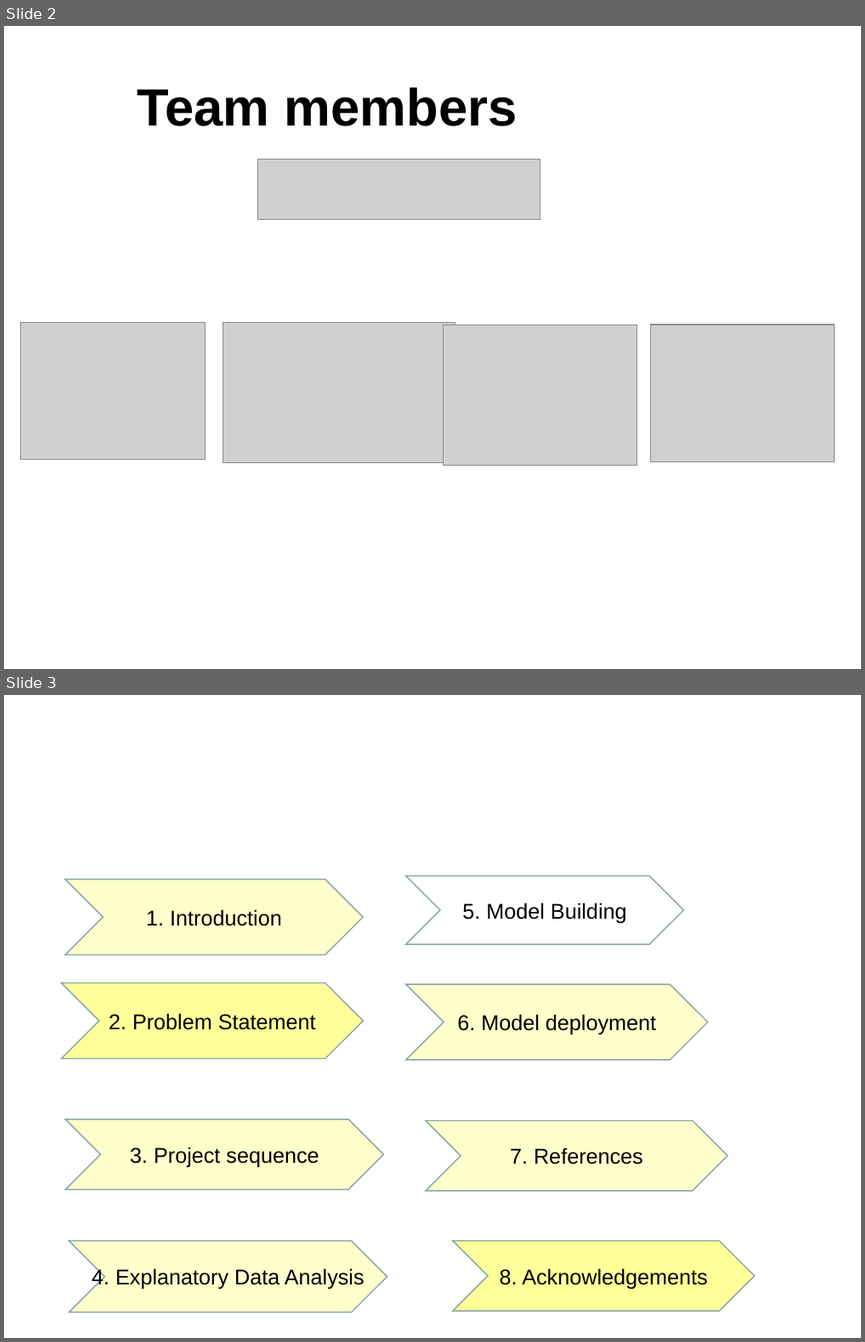
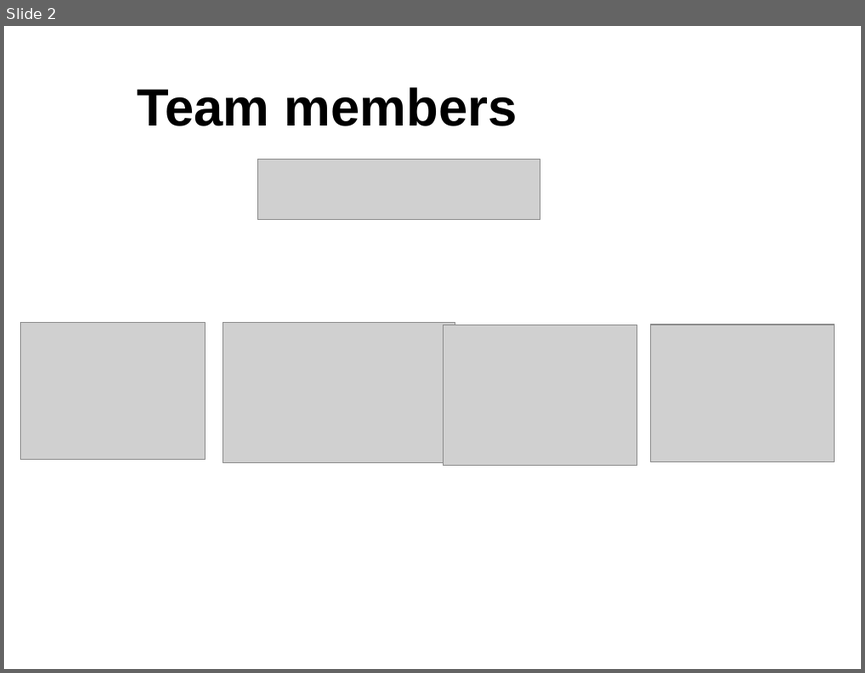
Before and after one commit to marth418/unsupervised-predict-streamlit-template, a slide deck: Team 6 Presentation.ppt. Shown one above the other, each under a label of ours: slides 2 and 3 before the commit, slide 2 after it. The pictures are 865x1342 and 865x673 pixels, drawn with LibreOffice and Linux fonts; fonts in the diff are those of the drawing; grey boxes stand for pictures; background and template pictures are left out. Boxes give left, top, right and bottom in pixels: in the first picture for what was removed or moved away, otherwise in the second. Text is boxed around its words. In the diff, an @@ line names an element or a change of style, - is before the commit and + after.

```diff
--- a/Team 6 Presentation.ppt
+++ b/Team 6 Presentation.ppt
@@ slide 3 removed at bbox=[4, 695, 861, 1338], background picture (left out) @@
@@ group removed at bbox=[62, 876, 755, 1312]: 8 freeform shapes @@
-1. Introduction
-2. Problem Statement
-3. Project sequence
-4. Explanatory Data Analysis
-5. Model Building
-6. Model deployment
-7. References
-8. Acknowledgements
```
Also in this commit, not shown: 7 slides changed, 9 slides added, 4 other slides removed.
